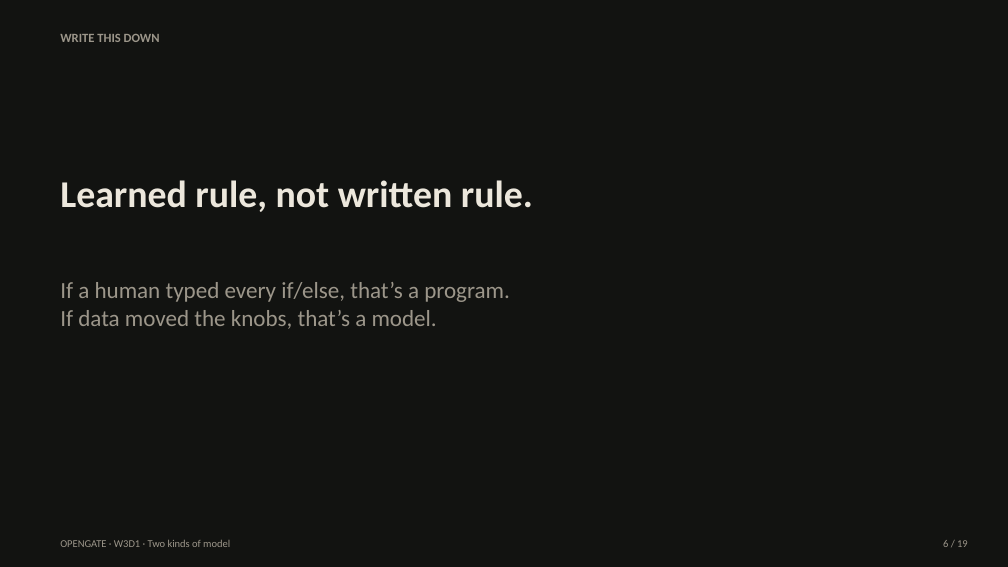
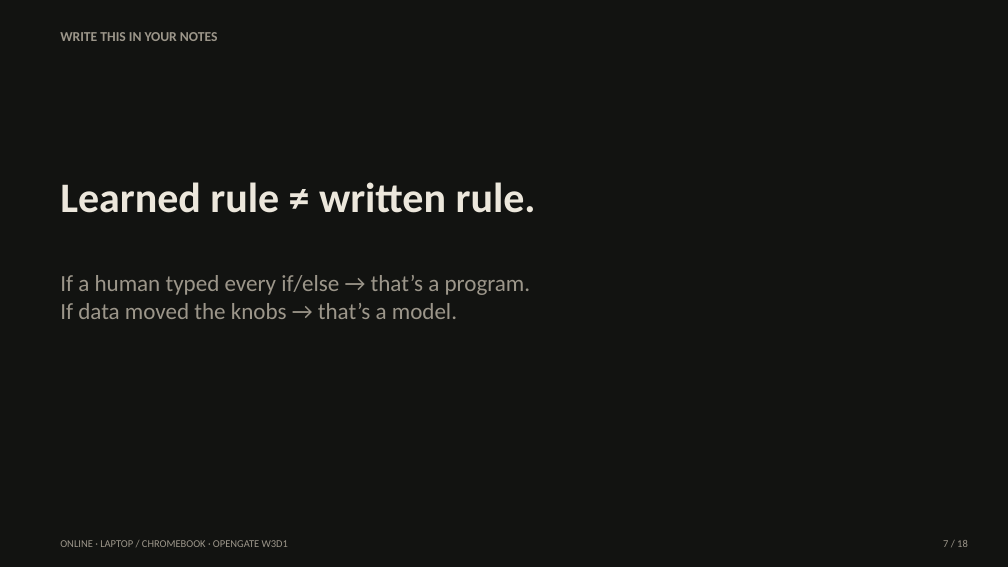
Before and after one commit to lemoon01110/chroma-kmeans-color-lab, a slide deck: slide 7 of opengate-assets/Opengate-W3D1-Two-Kinds-of-Model.pptx (slide 6 before the commit). Drawn at 1008x567 pixels with LibreOffice and Linux fonts; fonts in the diff are those of the drawing. Boxes give left, top, right and bottom in pixels: in the first picture for what was removed or moved away, otherwise in the second. Text is boxed around its words. In the diff, an @@ line names an element or a change of style, - is before the commit and + after.

```diff
--- a/opengate-assets/Opengate-W3D1-Two-Kinds-of-Model.pptx
+++ b/opengate-assets/Opengate-W3D1-Two-Kinds-of-Model.pptx
@@ text at [60, 32, 218, 41]: text changed; size 12 to 13 pt @@
-WRITE THIS DOWN
+WRITE THIS IN YOUR NOTES
@@ text at [60, 182, 536, 213]: text changed; size 36 to 40 pt @@
-Learned rule, not written rule.
+Learned rule ≠ written rule.
@@ text at [60, 275, 531, 319]: text changed @@
-If a human typed every if/else, that’s a program.
-If data moved the knobs, that’s a model.
+If a human typed every if/else → that’s a program.
+If data moved the knobs → that’s a model.
@@ text at [60, 540, 288, 547]: text changed @@
-OPENGATE · W3D1 · Two kinds of model
+ONLINE · LAPTOP / CHROMEBOOK · OPENGATE W3D1
@@ text removed at [943, 540, 968, 547] @@
-6 / 19
@@ text added at [943, 540, 968, 547], 10 pt, text #9C968A @@
+7 / 18
```
Also in this commit, not shown: 8 other slides changed, 9 slides added, 10 slides removed, 1 other file.
